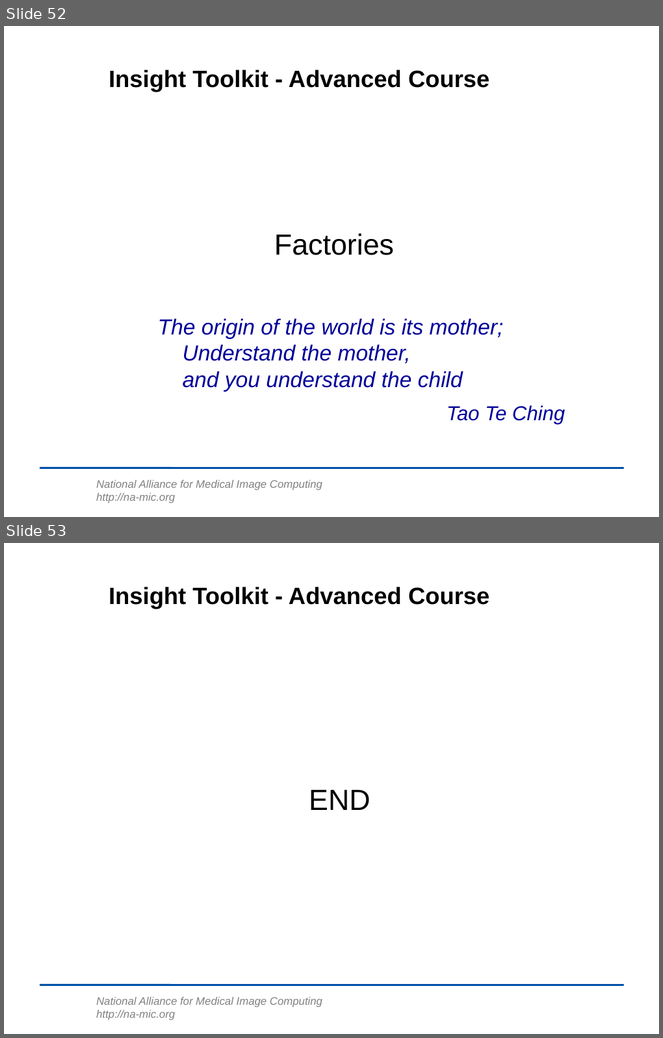
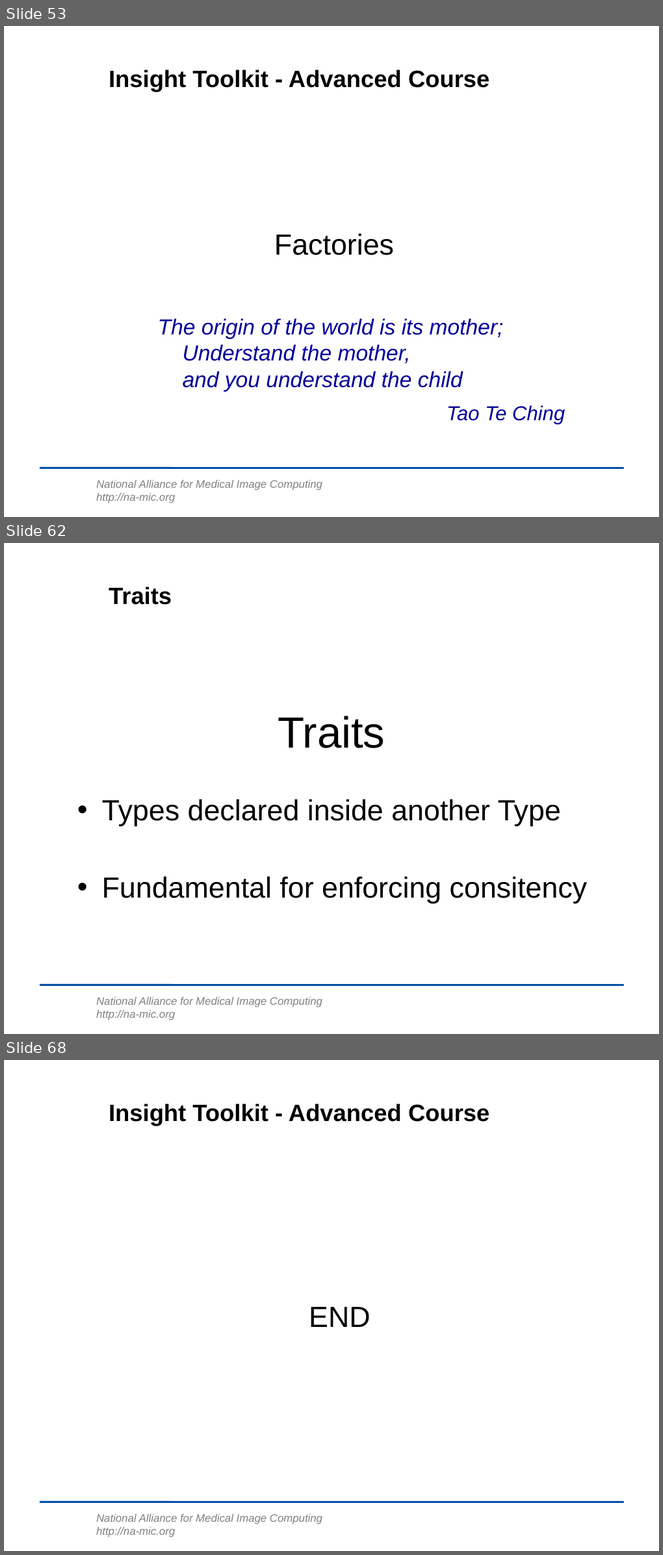
Before and after one commit to lheckemann/namic-sandbox, a slide deck: ITKAdvancedCourse/doc/presentations/Insight-DesignPatterns.ppt. Shown one above the other, each under a label of ours: slides 52 and 53 before the commit, slides 53, 62 and 68 after it; the slides between them are not shown. The pictures are 663x1038 and 663x1555 pixels, drawn with LibreOffice and Linux fonts; fonts in the diff are those of the drawing; background and template pictures are left out. Boxes give left, top, right and bottom in pixels: in the first picture for what was removed or moved away, otherwise in the second. Text is boxed around its words. In the diff, an @@ line names an element or a change of style, - is before the commit and + after.

Commit message:
ENH: Factories finished.      Traits finished.

```diff
--- a/ITKAdvancedCourse/doc/presentations/Insight-DesignPatterns.ppt
+++ b/ITKAdvancedCourse/doc/presentations/Insight-DesignPatterns.ppt
@@ slide 62 added at bbox=[4, 543, 659, 1034], background #FFFFFF; not listed: 2 template elements that a slide beside it also shows @@
@@ title added at bbox=[109, 587, 172, 605], 26 pt, text #000000, bold @@
+Traits
@@ text added at bbox=[278, 716, 385, 748], 48 pt, text #000000 @@
+Traits
@@ text added at bbox=[102, 799, 588, 904], 32 pt, text #000000 @@
+• Types declared inside another Type
+• Fundamental for enforcing consitency
@@ what was slide 52 is now slide 53 @@
@@ what was slide 53 is now slide 68 @@
```
Also in this commit, not shown: 2 slides changed, 14 other slides added.
